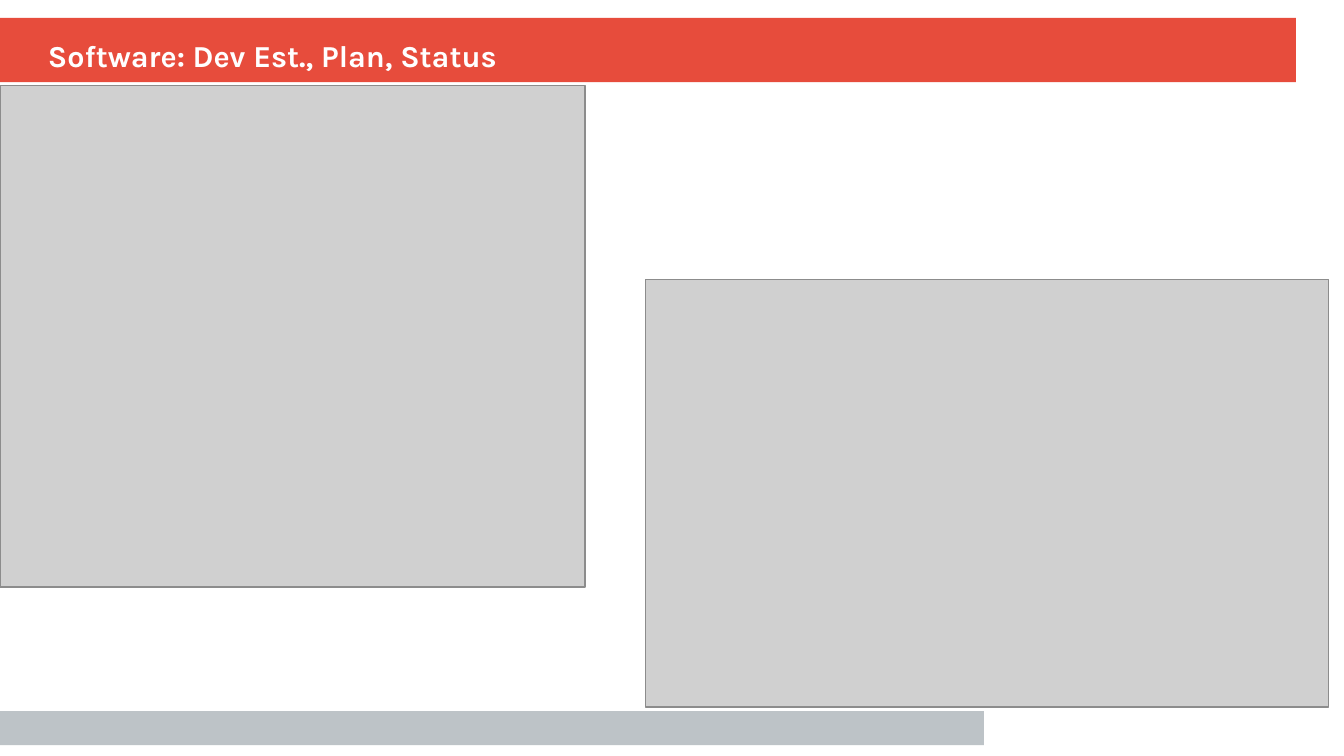
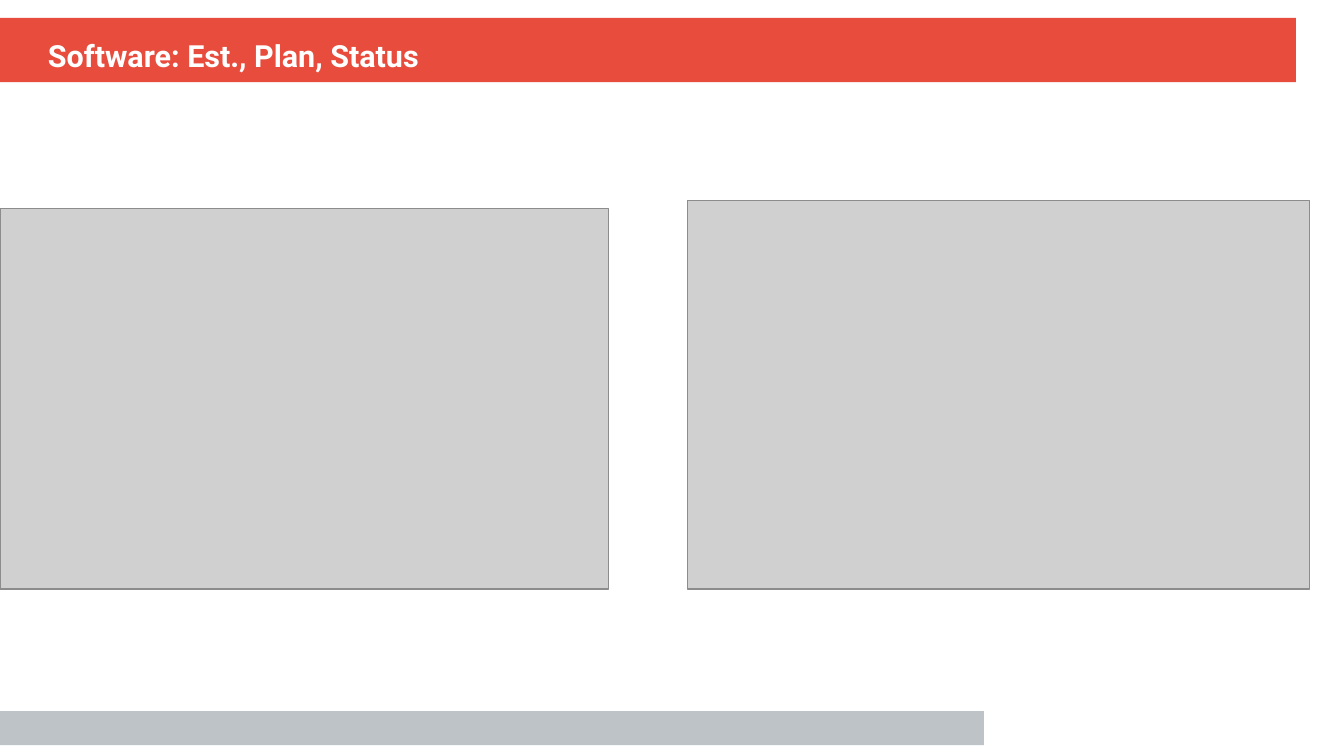
Before and after one commit to woowu/udc-scrum-charts, a slide deck: slide 1 of presentation.odp. Drawn at 1344x756 pixels with LibreOffice and Linux fonts; fonts in the diff are those of the drawing; grey boxes stand for pictures; background and template pictures are left out. Boxes give left, top, right and bottom in pixels: in the first picture for what was removed or moved away, otherwise in the second. Text is boxed around its words. In the diff, an @@ line names an element or a change of style, - is before the commit and + after.

```diff
--- a/presentation.odp
+++ b/presentation.odp
@@ title at (48, 44, 418, 73): text changed; font Karla to Roboto @@
-Software: Dev Est., Plan, Status
+Software: Est., Plan, Status
@@ picture: place and size @@
-picture at (0, 85, 585, 588)
+picture at (0, 209, 609, 589)
@@ picture: place and size @@
-picture at (645, 279, 1329, 707)
+picture at (688, 200, 1310, 589)
```
Also in this commit, not shown: 5 other files.
